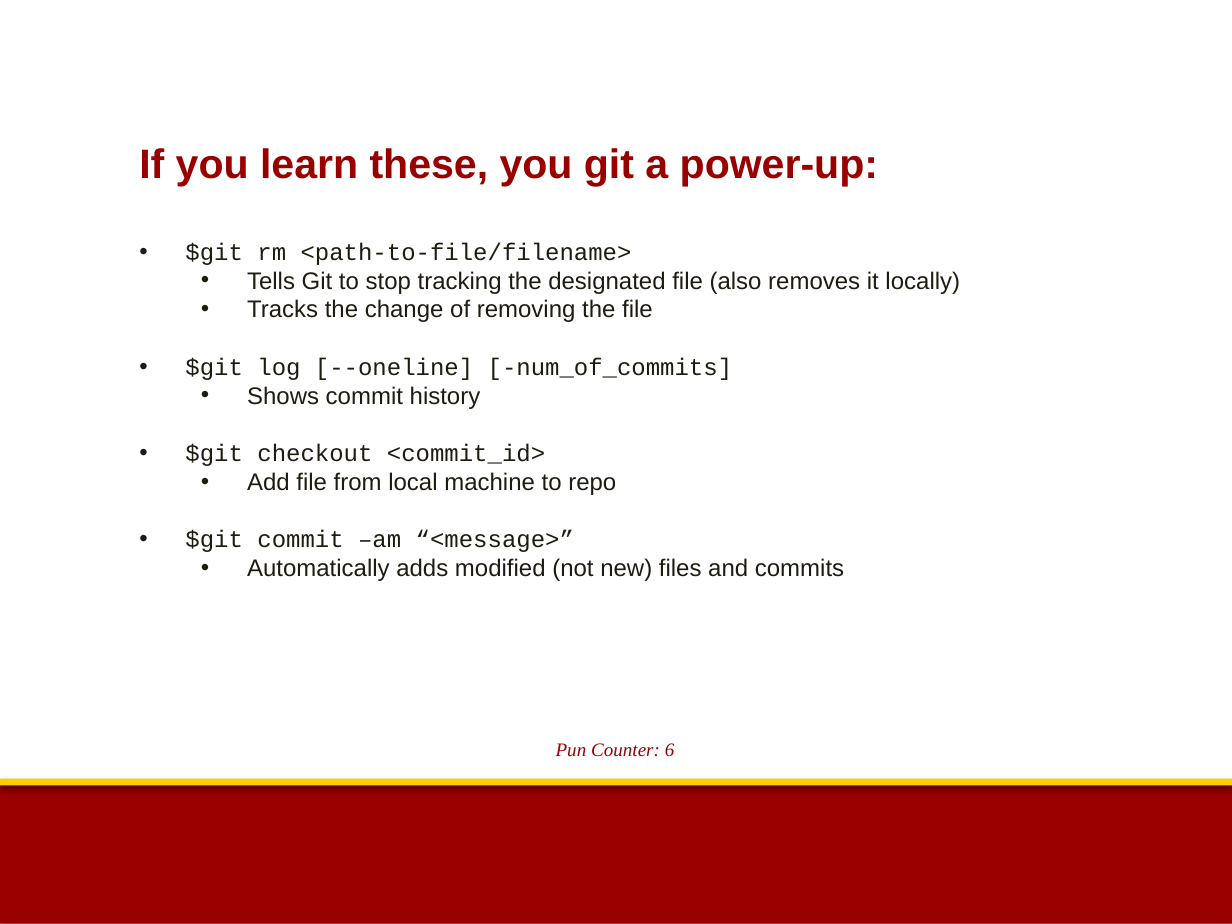
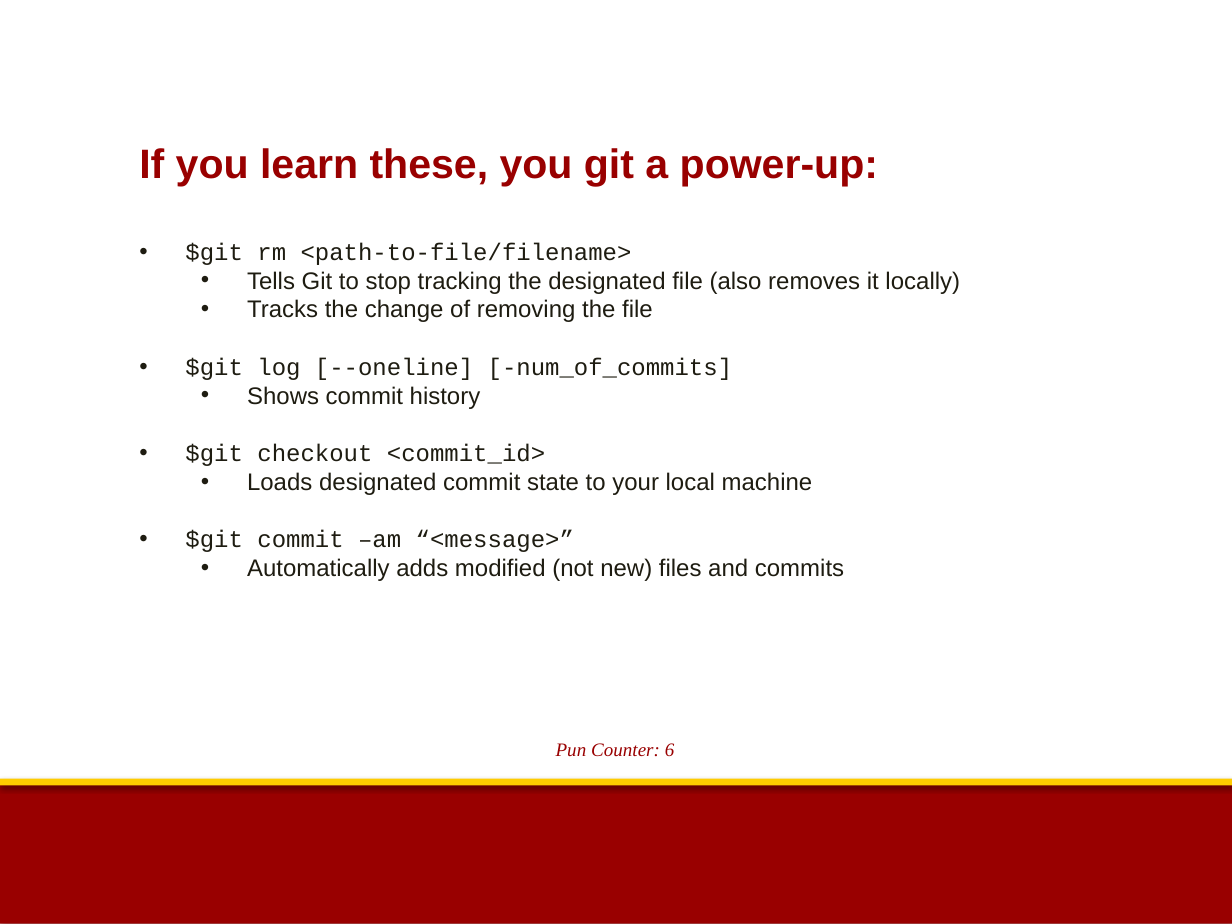
Before and after one commit to sthsher/USC_CECS, a slide deck: slide 9 of ACM/Git_Presentation.pptx. Drawn at 1232x924 pixels with LibreOffice and Linux fonts; fonts in the diff are those of the drawing; background and template pictures are left out. Boxes give left, top, right and bottom in pixels: in the first picture for what was removed or moved away, otherwise in the second. Text is boxed around its words. In the diff, an @@ line names an element or a change of style, - is before the commit and + after.

```diff
--- a/ACM/Git_Presentation.pptx
+++ b/ACM/Git_Presentation.pptx
@@ text at [247, 472, 813, 495]: text changed @@
-  • Add file from local machine to repo
+  • Loads designated commit state to your local machine
```
Also in this commit, not shown: 3 other slides changed.
